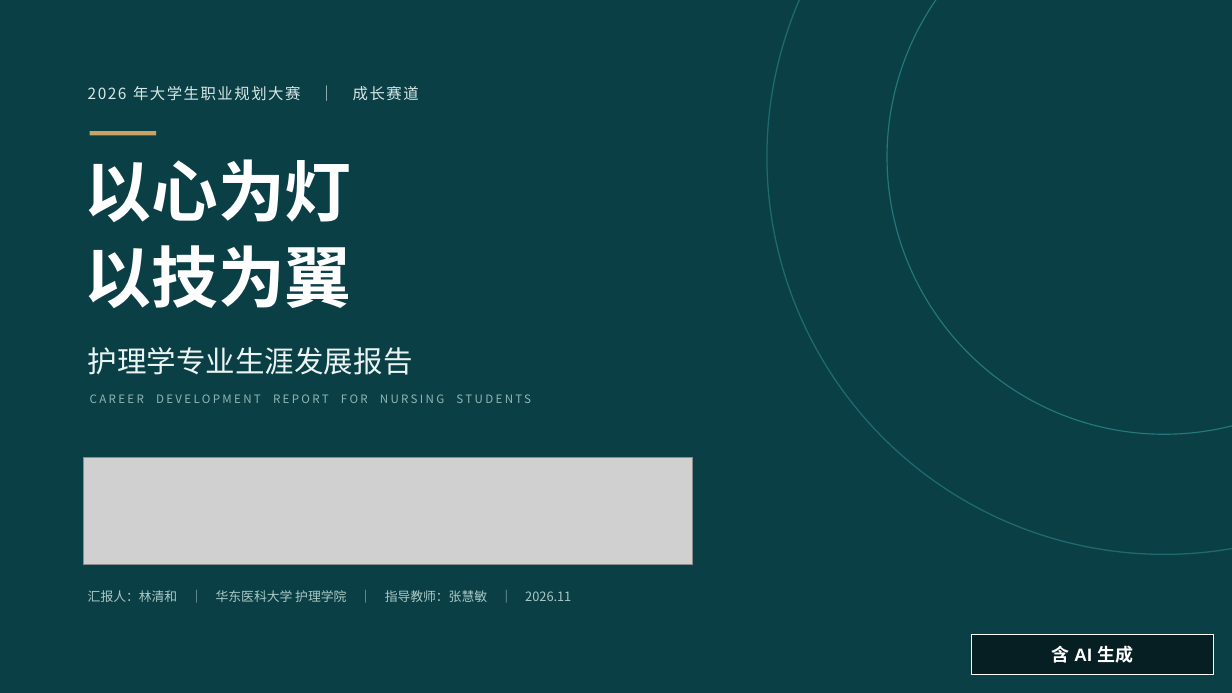
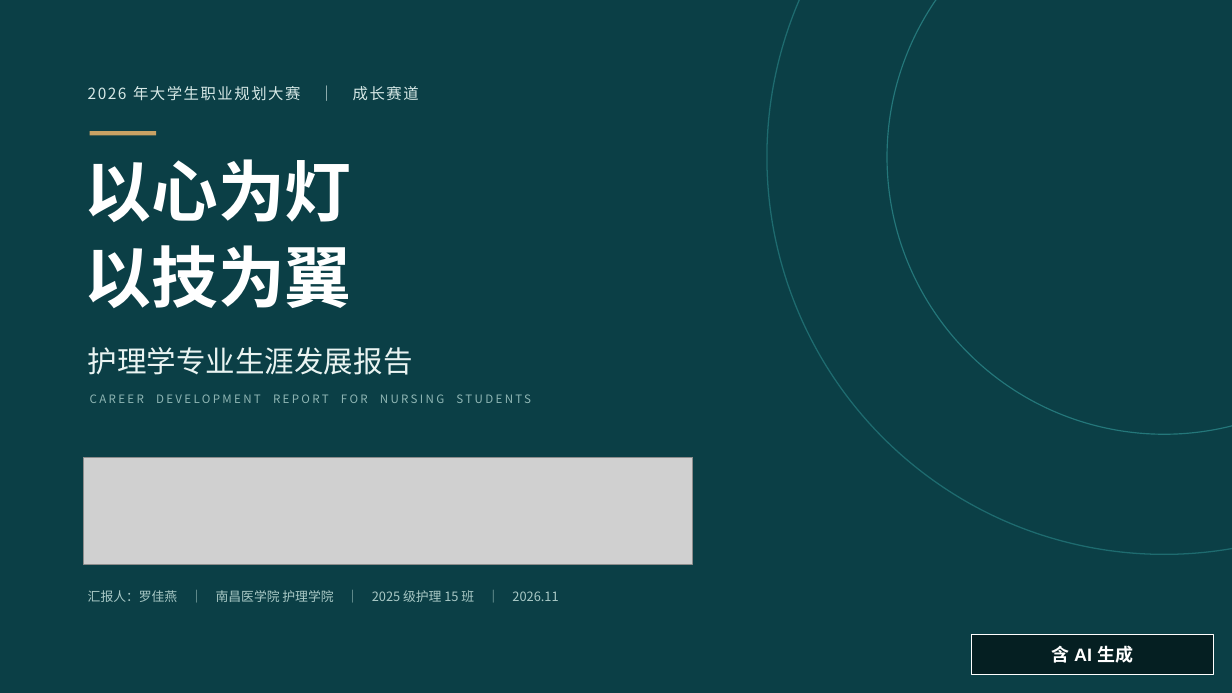
Before and after one commit to 2162638768/doremy.float.phone, a slide deck: slide 1 of 护理学职业规划大赛_生涯发展展示.pptx. Drawn at 1232x693 pixels with LibreOffice and Linux fonts; fonts in the diff are those of the drawing; grey boxes stand for pictures. Boxes give left, top, right and bottom in pixels: in the first picture for what was removed or moved away, otherwise in the second. Text is boxed around its words. In the diff, an @@ line names an element or a change of style, - is before the commit and + after.

```diff
--- a/护理学职业规划大赛_生涯发展展示.pptx
+++ b/护理学职业规划大赛_生涯发展展示.pptx
@@ text at <box>88,590,558,602</box>: text changed @@
-汇报人：林清和 ｜ 华东医科大学 护理学院 ｜ 指导教师：张慧敏 ｜ 2026.11
+汇报人：罗佳燕 ｜ 南昌医学院 护理学院 ｜ 2025 级护理 15 班 ｜ 2026.11
```
Also in this commit, not shown: 12 other slides changed, 1 other file.
